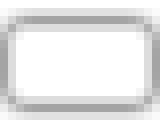
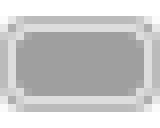
Layered file, before and after one edit (160 x 128). Changes by layer:
showed "Rounded Rectangle 2 copy", opacity 100% → 55%, painted on it over 16, 32, 144, 96
